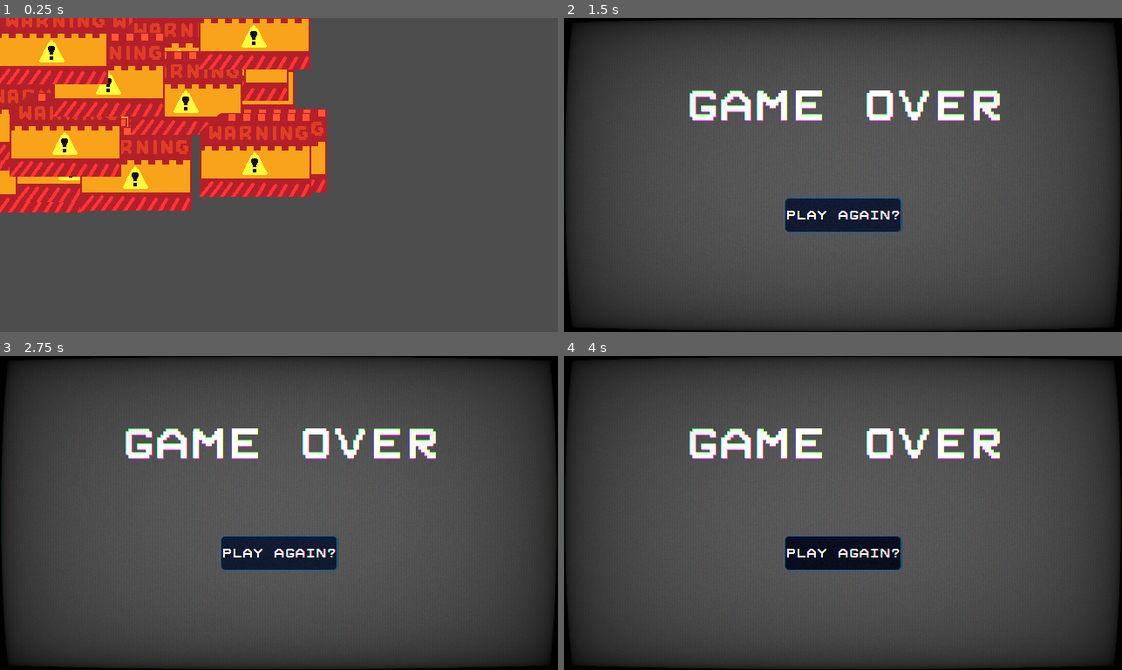
Above: before the commit, frames 1-4 (two rows, left to right).
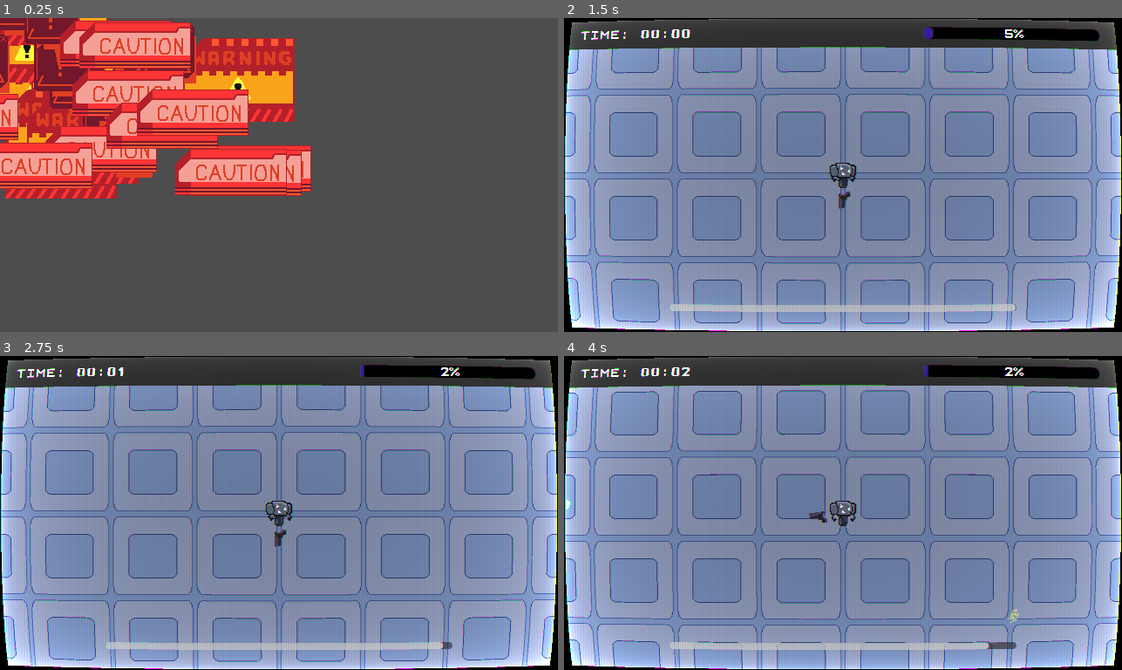
Above: after the commit, the same moments.

Repository: kinghos/GMTK-Game-Jam-2026
Game: Godot game, scene res://scenes/player/death_animation.tscn
Same seed, same stepped clock (60 frames per second), same inputs: the game is played once before the commit and once after it. This scene is started directly instead of the project's main scene. The engine's default icon, where the game draws it, is replaced by a stand-in: a white triangle on a blue panel in a dark square.
Inputs (mouse positions are in pixels of both pictures, inside the frame that each line leads up to):
- Up to frame 1 (0.25 s): no input
- Up to frame 2 (1.5 s): move the mouse to (965, 159) at 0.52 s; hold D (Right) 0.53-1.25 s; right-click (965, 159) at 0.6 s; click "PLAY AGAIN?" at 1.25 s
- Up to frame 3 (2.75 s): click (279, 553) at 2 s, where only the run before the commit has a clickable "PLAY AGAIN?"
- Up to frame 4 (4 s): click (843, 553) at 2.75 s, where only the run before the commit has a clickable "PLAY AGAIN?"; move the mouse to (731, 528) at 3.52 s; hold S (Down) from 3.53 s (still down); click (731, 528) at 3.6 s

The runs differ from the first frame. In frame 1, 30% of the frame differs, in the area x 0-59%, y 0-62%; in frame 2, 92%; in frame 3, 92%; in frame 4, 92%, in the area x 0-100%, y 0-100%.
Error before the commit: Cannot call method 'queue_free' on a null value. (res://scenes/player/death_animation.gd:10)
Error after the commit: Cannot call method 'queue_free' on a null value. (res://scenes/player/death_animation.gd:12)

Commit message:
music + game over

Diff:
--- a/default_bus_layout.tres
+++ b/default_bus_layout.tres
@@ -7,3 +7,9 @@
 bus/1/bypass_fx = false
 bus/1/volume_db = 0.0
 bus/1/send = &"Master"
+bus/2/name = &"Music"
+bus/2/solo = false
+bus/2/mute = false
+bus/2/bypass_fx = false
+bus/2/volume_db = 0.0
+bus/2/send = &"Master"
--- a/globals/Globals.gd
+++ b/globals/Globals.gd
@@ -42,7 +42,7 @@
 	WEAPONS.PISTOL: preload("uid://ctjxjn85mk3tr"),
 	WEAPONS.SHOTGUN: preload("uid://bu2dxuikimkg"),
 	WEAPONS.RIFLE: preload("uid://ym68aq313xlq"),
-	WEAPONS.SMG: preload("uid://ym68aq313xlq")
+	WEAPONS.SMG: preload("uid://br1xjya22rtki")
 }
 var blast_kb: float = 0.5
 var shotgun_bullets = 4
@@ -81,8 +81,8 @@
 var weapon_icons = {
 	WEAPONS.PISTOL: preload("uid://ctjxjn85mk3tr"),
 	WEAPONS.SHOTGUN: preload("uid://bu2dxuikimkg"),
-	WEAPONS.RIFLE: preload("uid://ym68aq313xlq"),
-	WEAPONS.SMG: preload("uid://ym68aq313xlq")
+	WEAPONS.RIFLE: preload("uid://bc321hcosv7nw"),
+	WEAPONS.SMG: preload("uid://br1xjya22rtki")
 }
 
 var weapon_names = {
@@ -167,7 +167,7 @@
 	game_over = false
 	enemy_kill_total = 0
 	current_kills_to_target = 0.0
-	current_kill_target = 12
+	current_kill_target = next_target(1)
 	wave = 1
 	start_time = Time.get_ticks_msec()
 	powerup_counts = {
@@ -187,6 +187,7 @@
 		WEAPON_UPGRADES.SMGKB: 0
 	}
 
+	powerups_gained = 0
 	bullet_damage = 10
 	bullet_speed = 800.0
 	blast_kb = 0.5
--- /dev/null
+++ b/globals/music.gd
@@ -0,0 +1,14 @@
+extends AudioStreamPlayer
+
+@onready var asp: AudioStreamPlayer = $AudioStreamPlayer
+const MAIN_THEME = preload("uid://dql71kmw0qhyy")
+
+func play_music(music: AudioStream):
+	if stream == music:
+		return
+	stream = music
+	bus = "Music"
+	play()
+
+func stop_music():
+	stop()
--- /dev/null
+++ b/globals/music.tscn
@@ -0,0 +1,7 @@
+[gd_scene format=3 uid="uid://43wo0ml88fwf"]
+
+[ext_resource type="Script" uid="uid://5atedw6tk1vs" path="res://globals/music.gd" id="1_q3wc6"]
+
+[node name="AudioStreamPlayer" type="AudioStreamPlayer" unique_id=493011207]
+bus = &"Music"
+script = ExtResource("1_q3wc6")
--- a/project.godot
+++ b/project.godot
@@ -15,8 +15,13 @@
 config/features=PackedStringArray("4.7", "Forward Plus")
 config/icon="res://icon.svg"
 
+[audio]
+
+buses/default_bus_layout="uid://cuqgi3f3ylsq4"
+
 [autoload]
 
+Music="*uid://43wo0ml88fwf"
 Globals="*uid://d171rhavyisqo"
 
 [display]
--- /dev/null
+++ b/scenes/hud/game_over.gd
@@ -0,0 +1,5 @@
+extends Control
+
+
+func _on_button_pressed() -> void:
+	get_tree().change_scene_to_file("res://scenes/level/level.tscn")
--- a/scenes/hud/game_over.tscn
+++ b/scenes/hud/game_over.tscn
@@ -1,6 +1,7 @@
 [gd_scene format=3 uid="uid://31xm0qmh3kua"]
 
 [ext_resource type="PackedScene" uid="uid://ced6s87tl4ckg" path="res://scenes/hud/shader_layer.tscn" id="1_btsas"]
+[ext_resource type="Script" uid="uid://cqitimjxngj8e" path="res://scenes/hud/game_over.gd" id="1_jysi0"]
 
 [node name="Control" type="Control" unique_id=2122742289]
 layout_mode = 3
@@ -9,6 +10,7 @@
 anchor_bottom = 1.0
 grow_horizontal = 2
 grow_vertical = 2
+script = ExtResource("1_jysi0")
 
 [node name="Label" type="Label" parent="." unique_id=2110480258]
 layout_mode = 1
@@ -39,3 +41,5 @@
 text = "PLAY AGAIN?"
 
 [node name="ShaderLayer" parent="." unique_id=2126238738 instance=ExtResource("1_btsas")]
+
+[connection signal="pressed" from="Button" to="." method="_on_button_pressed"]
--- a/scenes/level/level.gd
+++ b/scenes/level/level.gd
@@ -39,6 +39,7 @@
 
 func _ready() -> void:
 	Globals.level = self
+	Music.play_music(Music.MAIN_THEME)
 	start_wave()
 
 func _process(delta: float) -> void:
--- a/scenes/player/death_animation.gd
+++ b/scenes/player/death_animation.gd
@@ -4,6 +4,8 @@
 
 func _ready():
 	emitting = true
+	$Warning2.emitting = true
+	$Caution.emitting = true
 	audio_stream_player_2d.play()
 	await get_tree().create_timer(lifetime).timeout
 	get_tree().change_scene_to_file("res://scenes/hud/game_over.tscn")
--- a/scenes/player/death_animation.tscn
+++ b/scenes/player/death_animation.tscn
@@ -3,11 +3,20 @@
 [ext_resource type="Texture2D" uid="uid://bqsvm5rxyem6j" path="res://assets/sprites/warning.png" id="1_1mvow"]
 [ext_resource type="Script" uid="uid://ddo80kb0nhhvg" path="res://scenes/player/death_animation.gd" id="2_ckcgh"]
 [ext_resource type="AudioStream" uid="uid://cadys7lqhlvqe" path="res://assets/audio/player_death.ogg" id="3_1mvow"]
+[ext_resource type="Texture2D" uid="uid://ba7na4p3b21c3" path="res://assets/sprites/warning2.png" id="4_nw878"]
+[ext_resource type="Texture2D" uid="uid://m3a4ukw8bffo" path="res://assets/sprites/caution.png" id="5_rj502"]
+
+[sub_resource type="CanvasItemMaterial" id="CanvasItemMaterial_moigf"]
+particles_animation = true
+particles_anim_h_frames = 1
+particles_anim_v_frames = 1
+particles_anim_loop = false
 
 [node name="HeFuckingExplodesNoooooooo" type="CPUParticles2D" unique_id=695713194]
 z_index = 4
+material = SubResource("CanvasItemMaterial_moigf")
 emitting = false
-amount = 100
+amount = 33
 texture = ExtResource("1_1mvow")
 lifetime = 0.5
 one_shot = true
@@ -17,7 +26,7 @@
 emission_shape = 3
 emission_rect_extents = Vector2(320, 180)
 spread = 180.0
-gravity = Vector2(0, 98)
+gravity = Vector2(0, 0)
 damping_min = 30.000002
 damping_max = 60.000004
 script = ExtResource("2_ckcgh")
@@ -25,3 +34,31 @@
 [node name="AudioStreamPlayer" type="AudioStreamPlayer" parent="." unique_id=1254666714]
 stream = ExtResource("3_1mvow")
 bus = &"SFX"
+
+[node name="Warning2" type="CPUParticles2D" parent="." unique_id=617965983]
+emitting = false
+amount = 33
+texture = ExtResource("4_nw878")
+lifetime = 0.5
+one_shot = true
+explosiveness = 0.56
+fixed_fps = 30
+emission_shape = 3
+emission_rect_extents = Vector2(320, 180)
+gravity = Vector2(0, 0)
+damping_min = 30.000002
+damping_max = 60.000004
+
+[node name="Caution" type="CPUParticles2D" parent="." unique_id=1606875400]
+emitting = false
+amount = 33
+texture = ExtResource("5_rj502")
+lifetime = 0.5
+one_shot = true
+explosiveness = 0.56
+fixed_fps = 30
+emission_shape = 3
+emission_rect_extents = Vector2(320, 180)
+gravity = Vector2(0, 0)
+damping_min = 30.000002
+damping_max = 60.000004
Not shown, added: assets/audio/Experiment (bitcrushed).wav.import
Binary file added: assets/sprites/caution.png
Not shown, added: assets/sprites/caution.png.import
Binary file added: assets/sprites/smg.png
Not shown, added: assets/sprites/smg.png.import
Binary file added: assets/sprites/warning2.png
Not shown, added: assets/sprites/warning2.png.import
Not shown, added: globals/music.gd.uid
Not shown, added: scenes/hud/game_over.gd.uid
Not shown, added: assets/audio/Experiment (bitcrushed).wav
